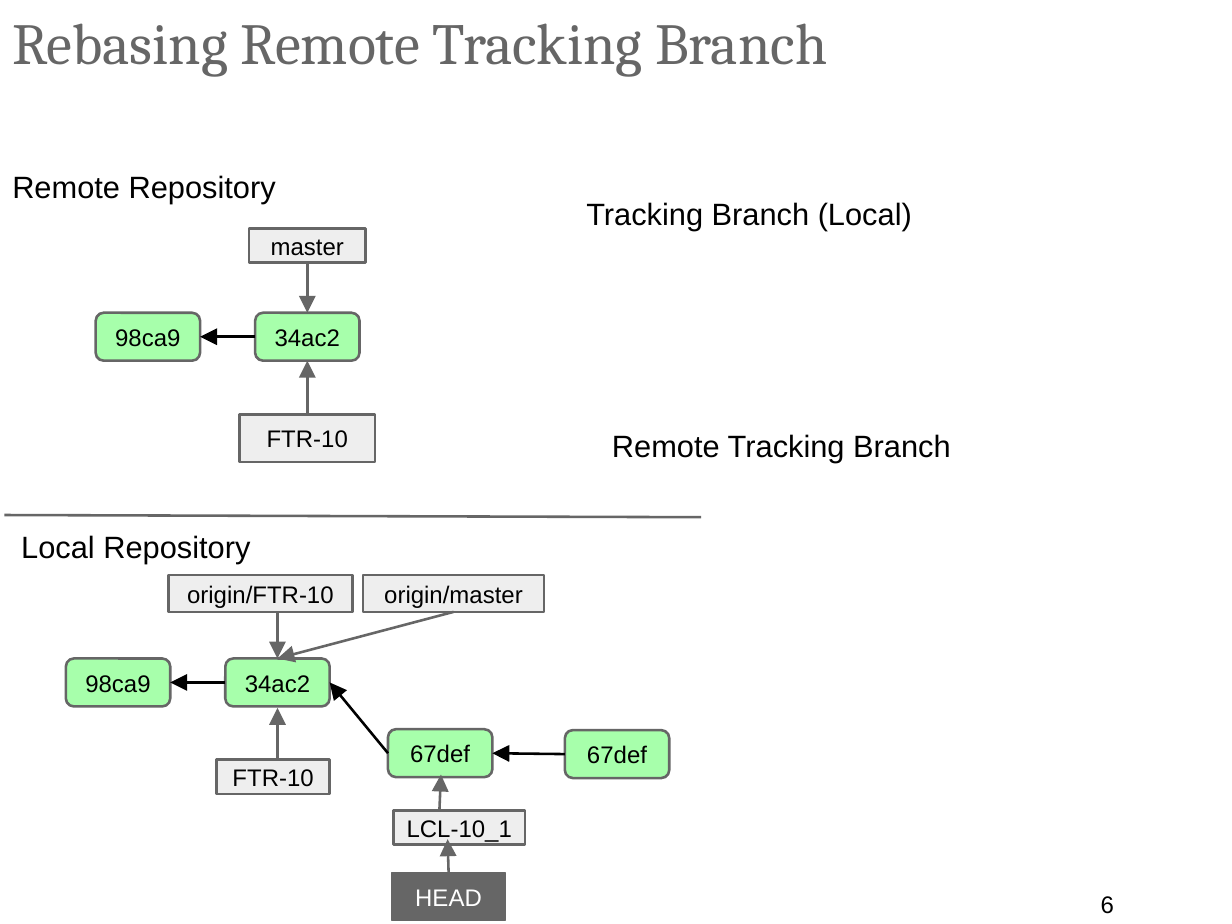
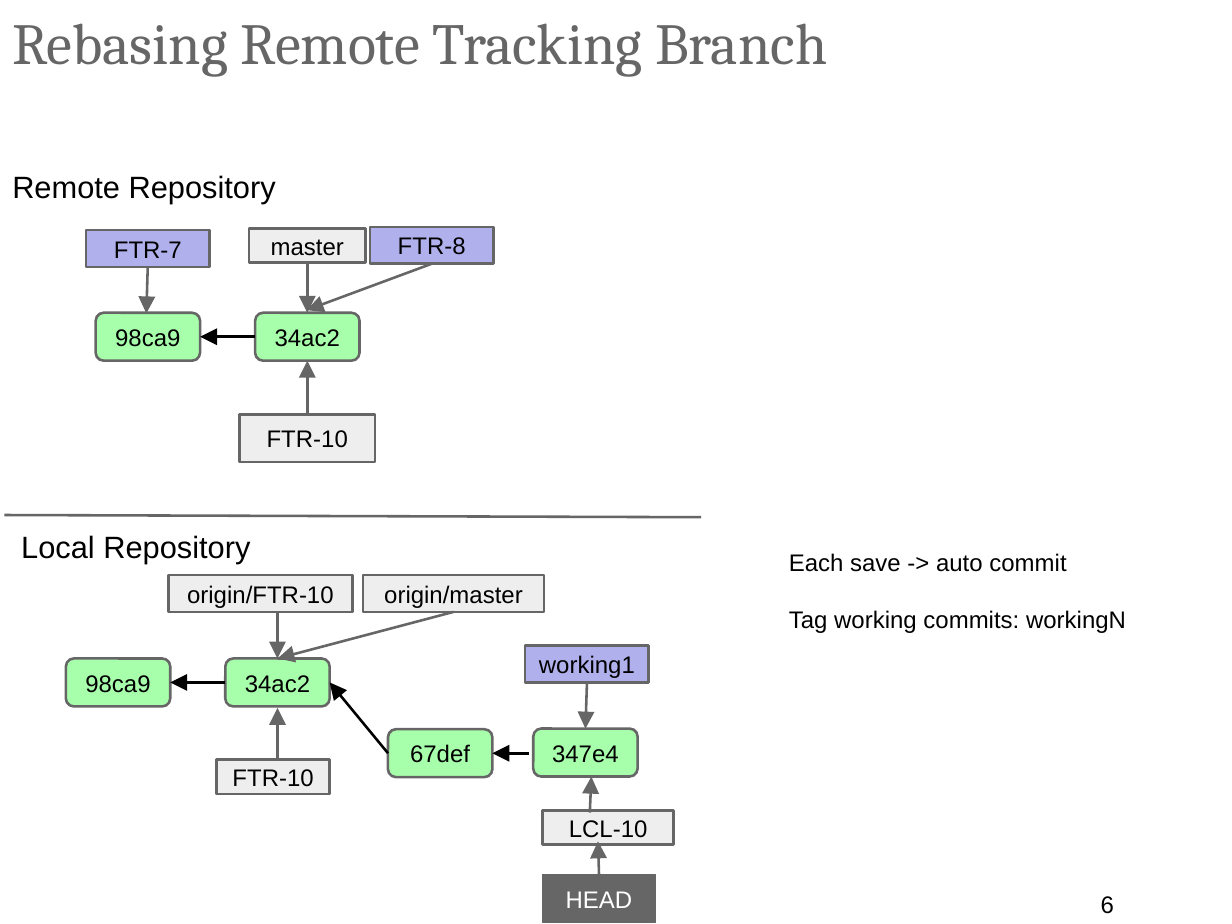
Before and after one commit to ilyaro/mysite, a slide deck: slide 6 of WorkStuff/Courses/Git/Git_Gitlab_Best_Practices/Git_Gitlab_BestPractices.pptx. Drawn at 1232x924 pixels with LibreOffice and Linux fonts; fonts in the diff are those of the drawing. Boxes give left, top, right and bottom in pixels: in the first picture for what was removed or moved away, otherwise in the second. Text is boxed around its words. In the diff, an @@ line names an element or a change of style, - is before the commit and + after.

Commit message:
Flow of git + gitlab ready
Need to add feature/FTR-10 branch best practices

```diff
--- a/WorkStuff/Courses/Git/Git_Gitlab_Best_Practices/Git_Gitlab_BestPractices.pptx
+++ b/WorkStuff/Courses/Git/Git_Gitlab_Best_Practices/Git_Gitlab_BestPractices.pptx
@@ text removed at [586, 202, 912, 231] @@
-Tracking Branch (Local)
@@ rectangle added at [86, 230, 209, 267], fill #B0B0EC, outline #666666 1.5 pt, 14 pt, text #000000 @@
+FTR-7
@@ rectangle added at [370, 227, 493, 264], fill #B0B0EC, outline #666666 1.5 pt, 14 pt, text #000000 @@
+FTR-8
@@ arrow added from (148, 267) to (147, 313), #666666 1.5 pt @@
@@ arrow added from (431, 264) to (307, 310), #666666 1.5 pt @@
@@ text removed at [612, 434, 951, 462] @@
-Remote Tracking Branch
@@ text added at [789, 553, 1126, 633], 14 pt, text #000000 @@
+Each save -> auto commit
+Tag working commits: workingN
@@ rectangle added at [525, 646, 648, 683], fill #B0B0EC, outline #666666 1.5 pt, 14 pt, text #000000 @@
+working1
@@ arrow added from (586, 683) to (585, 728), #666666 1.5 pt @@
@@ rounded rectangle "347e4": place and size @@
-rounded rectangle "347e4" at [565, 731, 670, 779]
+rounded rectangle "347e4" at [533, 728, 638, 776]
@@ text in rounded rectangle at [552, 745, 619, 763]: text changed @@
-67def
+347e4
@@ arrow moved from (565, 754) - (493, 753) to (529, 753) - (493, 753) @@
@@ 2 arrows, 1 rectangle: place and size @@
-2 arrows, 1 rectangle at [394, 775, 526, 872]
+2 arrows, 1 rectangle at [542, 776, 674, 875]
@@ text in rectangle at [569, 820, 648, 838]: text changed @@
-LCL-10_1
+LCL-10
@@ rectangle "HEAD": place and size @@
-rectangle "HEAD" at [392, 872, 505, 920]
+rectangle "HEAD" at [542, 875, 655, 923]
```
Also in this commit, not shown: 2 other slides changed, 14 slides added.
